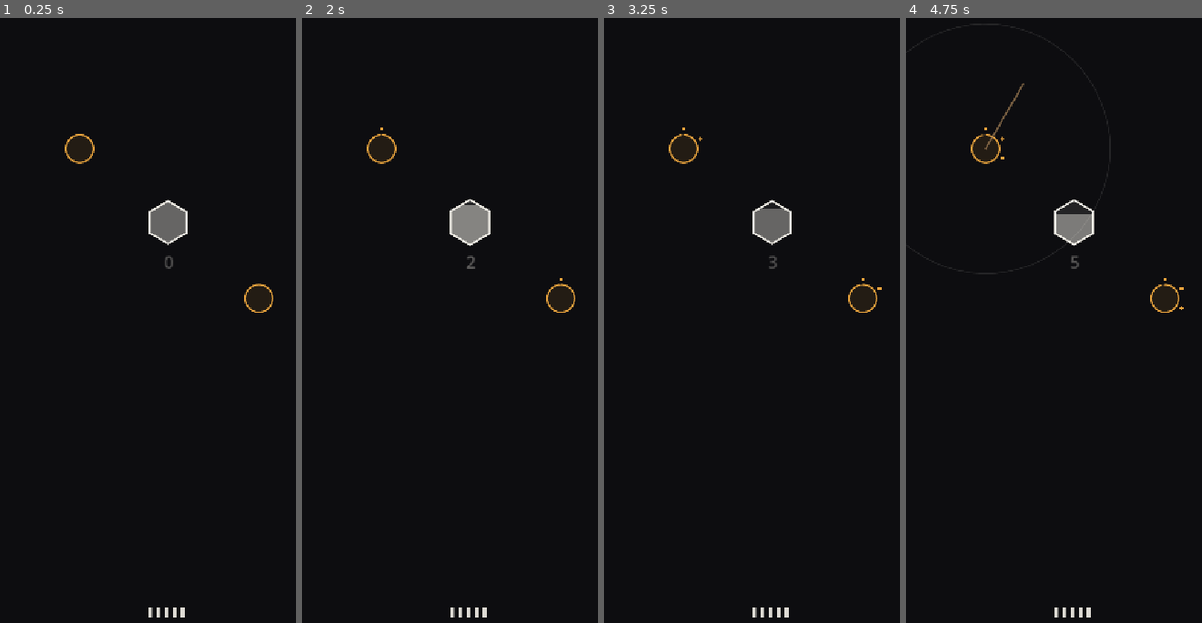
Above: before the commit, frames 1-4 (left to right).
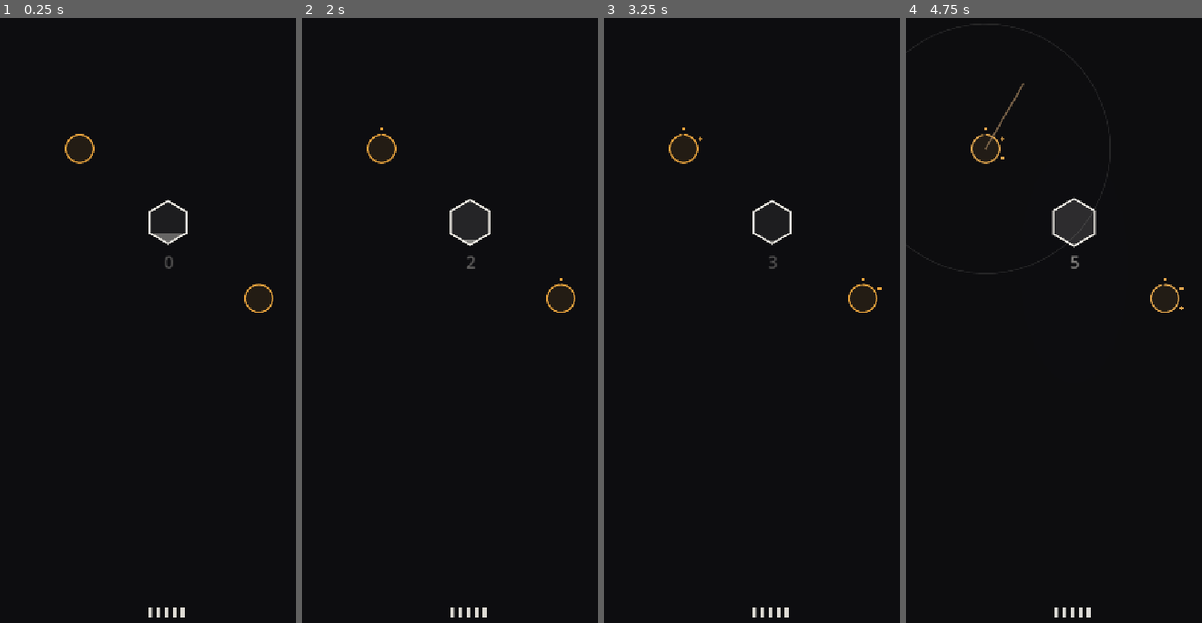
Above: after the commit, the same moments.

Repository: hamonraygames/vein
Game: Godot game, scene res://scenes/game.tscn
The game is run twice, just before and just after one commit, with the same random seed, the same clock (stepped at 60 frames per second) and the same inputs.
Inputs (mouse positions are in pixels of both pictures, inside the frame that each line leads up to):
- Up to frame 1 (0.25 s): no input
- Up to frame 2 (2 s): tap Enter at 0.5 s; move the mouse to (544, 229) at 0.52 s; click (544, 229) at 0.67 s; drag from (402, 302) to (452, 411) at 1.27 s
- Up to frame 3 (3.25 s): move the mouse to (805, 102) at 2.02 s; click (805, 102) at 2.17 s; drag from (754, 411) to (672, 157) at 2.77 s
- Up to frame 4 (4.75 s): tap Space at 3.5 s; move the mouse to (1175, 374) at 3.52 s; click (1175, 374) at 3.67 s; tap Enter at 4.25 s; drag from (974, 157) to (1024, 84) at 4.27 s

The runs differ from the first frame. In frame 1, 0.5% of the frame differs, in the area x 50-63%, y 30-36%; in frame 2, 0.7%; in frame 3, 0.6%; in frame 4, 0.8%, in the area x 49-65%, y 29-42%.

Commit message:
VEIN: audio mix fixes, Forge teaches itself, slap-in-the-face opening
Playtest: "the dots hitting the heart sound is annoying", "there should be a
heartbeat sound that changes towards death", "elden ring first impression".

Mix:
- Every dot arrival fired a bright metal ding at -14dB, so a healthy network
  machine-gunned the mix and buried the heartbeat that is supposed to anchor
  it. Notes are now pitched DOWN into soft thuds, cut to -22/-26dB, and
  rate-limited to NOTES_PER_BEAT — a fat network should sound busy, not like
  a stuck buzzer. Poison keeps its full voice; a VOID hit is rare and must
  always cut through.
- The heartbeat existed but was crude (one flag) and drowned. It is now
  state-driven and always loudest: HEALTHY tightens in pitch as the run
  races, STRAINED doubles up, DYING drops to 0.66 pitch and gets heavier. A
  heart in trouble now sounds laboured long before you read the board.

Forge — "what is the red triangle, I don't know what it's about":
- It never demonstrated itself, it silently swapped pips. The smelt is now an
  event: the triangle flares, a REFINED ring blooms outward, and it speaks.
- A hard-edged red triangle is a universal HAZARD sign, so the factory wore
  the costume of a warning. Now that VOID owns danger (cold violet), an idle
  Forge sits back dim and soft and reads as equipment, not an alarm.

Opening — the slap is START_FUEL, not APPETITE_BASE:
- Raising BASE to 0.9 opened hard and COLLAPSED the skill gap to ~1.1x
  (2 Wells 137, bot 146). A steep floor kills everyone early, so extra supply
  buys nothing and mastery stops paying — the old exponential failure in a
  new hat. Reverted to 0.42.
- The Heart now opens nearly empty (START_FUEL 1.6 of 6). Connect both Wells
  in the first seconds or die: no grace period, nothing explained. A slap
  skill can answer, leaving the curve's headroom intact.

Known and NOT fixed — the enemy cancels skill out. Ladder is now 1 Well 82,
2 Wells 140, bot 149: everything past two Wells buys 6%. Usage-based
depletion makes total lifetime supply FINITE, so a bigger network just burns
the same pool faster and every strategy converges on the same run length.
Documented rather than papered over; needs a structural answer.

Co-Authored-By: Claude Opus 4.8 <noreply@anthropic.com>

Diff:
--- a/scripts/audio.gd
+++ b/scripts/audio.gd
@@ -139,10 +139,28 @@
 		tw.tween_property(_beds[j], "volume_db", target, FADE)
 
 
+## The heart is the anchor of the mix and must always be the loudest thing in it.
+## It also has to TELL you it is dying without a single visual: as the state
+## degrades the beat drops in pitch and gets heavier, so a heart in trouble
+## sounds laboured and wrong long before you read the board. The rate itself
+## already slows (Beat.RATE_BY_STATE); this is the timbre on top of that.
+const BEAT_BY_STATE := {
+	Beat.State.HEALTHY: {"key": "beat_slow", "db": -3.0, "pitch": 1.0},
+	Beat.State.STRAINED: {"key": "beat_fast", "db": -2.0, "pitch": 1.1},
+	Beat.State.DYING: {"key": "beat_slow", "db": -1.0, "pitch": 0.66},
+	Beat.State.STOPPED: {"key": "beat_slow", "db": -1.0, "pitch": 0.5},
+}
+
+
 func _on_beat(_i: int) -> void:
-	# The heart is the metronome, and it is the loudest thing in the mix.
-	var key := "beat_fast" if Beat.state != Beat.State.HEALTHY or intensity > 0.5 else "beat_slow"
-	play(key, -4.0)
+	var cfg: Dictionary = BEAT_BY_STATE.get(Beat.state, BEAT_BY_STATE[Beat.State.HEALTHY])
+	var pitch: float = cfg.pitch
+	# A racing heart late in a healthy run tightens up rather than staying calm.
+	if Beat.state == Beat.State.HEALTHY:
+		pitch = lerpf(1.0, 1.16, intensity)
+	play(cfg.key, cfg.db, pitch)
+	# Each beat is a fresh budget of note voices — see `swallow`.
+	_notes_this_beat = 0
 
 
 ## Fire a one-shot. `pitch` lets callers detune — starvation should sound wrong.
@@ -157,14 +175,33 @@
 	v.play()
 
 
-## The Heart swallowing something. Pitch rises with how full it is, so a healthy
-## network plays UP and a starving one sags — the mix tells you the state before
-## you look.
+## The Heart swallowing something.
+##
+## Playtest: "the dots hitting the heart sound is annoying." It was — every
+## single arrival fired a bright metal ding at -14dB, so a healthy network
+## machine-gunned the mix and drowned out the heartbeat, which is supposed to be
+## the anchor. Three fixes, all needed:
+##   - Pitched DOWN into a soft thud rather than a ring, and cut way back in
+##     level so it sits under the heart instead of over it.
+##   - Rate-limited per beat: a fat network should sound busy, not like a
+##     stuck buzzer. Extra arrivals still land, they just don't all speak.
+##   - Poison keeps its full voice. A VOID hit is rare and must always cut
+##     through — that one is meant to alarm you.
+const NOTES_PER_BEAT := 3
+
+var _notes_this_beat := 0
+
+
 func swallow(res_kind: int, fullness: float) -> void:
-	match res_kind:
-		2, 3:
-			play("corrupt", -5.0, 0.72)
-		1:
-			play("refined", -11.0, lerpf(0.86, 1.18, fullness))
-		_:
-			play("raw", -14.0, lerpf(0.82, 1.26, fullness))
+	if res_kind == VNode.Res.VOID:
+		play("corrupt", -6.0, 0.66)
+		return
+
+	if _notes_this_beat >= NOTES_PER_BEAT:
+		return
+	_notes_this_beat += 1
+
+	if res_kind == VNode.Res.REFINED:
+		play("refined", -22.0, lerpf(0.52, 0.68, fullness))
+	else:
+		play("raw", -26.0, lerpf(0.44, 0.58, fullness))
--- a/scripts/game.gd
+++ b/scripts/game.gd
@@ -66,8 +66,21 @@
 ## before you can build anything. 0.016 flattens the spread to 190-216, which
 ## means the run is over-determined and your choices stopped mattering. 0.013
 ## keeps the bot near 400 beats with a healthy 228-649 spread.
-const APPETITE_BASE := 0.35
-const APPETITE_RATE := 0.013    # per second
+## The slap in the face is START_FUEL, not APPETITE_BASE.
+##
+## Raising BASE to 0.9 did open hard — and collapsed the skill gap to ~1.1x
+## (2 Wells died at 137, the bot managed 146). A steep floor kills everyone
+## early, so extra supply buys nothing and mastery stops paying. Same failure as
+## the old exponential curve, wearing a different hat.
+##
+## Elden Ring doesn't raise the floor for the whole game; it demands you play
+## correctly IMMEDIATELY and then pays mastery for hours. So the Heart now OPENS
+## nearly empty: connect both Wells in the first seconds or die, no grace period,
+## nothing explained. That is a slap skill can answer, and it leaves the curve's
+## headroom intact.
+const START_FUEL := 1.6
+const APPETITE_BASE := 0.42
+const APPETITE_RATE := 0.009    # per second
 
 ## Seconds of exertion before the heart is fully racing.
 const EXERTION_SPAN := 300.0
@@ -111,7 +124,7 @@
 var heart: VNode
 
 var budget := START_BUDGET
-var fuel := FUEL_CAP
+var fuel := START_FUEL
 var misses := 0
 var alive := false
 ## Mirrors Beat.index. The score, and what the harnesses read.
@@ -264,7 +277,7 @@
 	rng.seed = seed_used
 
 	budget = START_BUDGET
-	fuel = FUEL_CAP
+	fuel = START_FUEL
 	misses = 0
 	beats = 0
 	ruptures = 0
--- a/scripts/vnode.gd
+++ b/scripts/vnode.gd
@@ -15,15 +15,16 @@
 ## something downstream will take the item. So the trunk you lean on hardest is
 ## the one that dies first, and an unconnected Well keeps its reserve forever.
 ## That is the whole enemy design — every strength eats itself.
-const WELL_YIELD := 70.0
+const WELL_YIELD := 72.0
 
 ## A spent Well does not politely stop. It goes necrotic and starts pumping VOID
 ## down the vein you built to it, faster than it ever gave you RAW. You must cut
 ## it — which costs you the throughput you had come to depend on.
 const CORRUPT_PERIOD := 1.0
 
-## Seconds a corrupted node takes to rot its live neighbours. Neglect cascades.
-const SPREAD_TIME := 9.0
+## Seconds a corrupted node takes to rot its live neighbours. Neglect cascades,
+## and it cascades fast enough that hesitating costs you the limb.
+const SPREAD_TIME := 12.0
 
 const RADIUS := 22.0
 const HEART_RADIUS := 34.0
@@ -56,6 +57,8 @@
 ## without a number, and plan the reroute before it kills you.
 var reserve := WELL_YIELD
 var corrupted := false
+## 0..1, decays. The visible "two went in, one came out" moment.
+var smelt_flash := 0.0
 ## Seconds this node has been rotting its neighbours.
 var spread_accum := 0.0
 
@@ -85,6 +88,7 @@
 
 func _process(delta: float) -> void:
 	pulse = maxf(0.0, pulse - delta * 3.2)
+	smelt_flash = maxf(0.0, smelt_flash - delta * 2.4)
 	if kind == Kind.WELL or corrupted:
 		_emit_accum += delta
 		var period := CORRUPT_PERIOD if corrupted else WELL_PERIOD
@@ -155,6 +159,11 @@
 		intake.pop_front()
 	buffer.append(Res.REFINED)
 	pulse = 1.0
+	# The moment two become one, made loud. A Forge that silently swaps pips
+	# teaches nothing — it just sits there as an unexplained red triangle, which
+	# is exactly how it read in playtest.
+	smelt_flash = 1.0
+	Audio.play("refined", -20.0, 1.35)
 
 
 ## Round-robin so a node with two downhill veins splits its output between them
@@ -244,17 +253,36 @@
 	draw_polyline(spikes, Palette.VOID, 2.0, true)
 
 
+## A Forge. Playtest: "what is the red triangle, I don't know what it's about."
+##
+## Two failures, both mine. A hard-edged red triangle is a universal HAZARD sign,
+## so the factory wore the costume of a warning — now that VOID owns danger
+## (cold violet), a Forge is drawn dimmer and softer when idle so it reads as
+## equipment rather than an alarm. And it never demonstrated itself: it silently
+## swapped pips. The smelt is now an event you can see and hear.
 func _draw_tri(r: float, col: Color) -> void:
 	var tri := PackedVector2Array()
 	for i in 3:
 		var a := TAU * (float(i) / 3.0) - PI * 0.5
-		tri.append(Vector2(cos(a), sin(a)) * r * 1.25)
+		tri.append(Vector2(cos(a), sin(a)) * r * (1.25 + smelt_flash * 0.12))
+
 	var fill := col
-	fill.a = 0.10 + pulse * 0.26
+	fill.a = 0.07 + pulse * 0.20 + smelt_flash * 0.45
 	draw_colored_polygon(tri, fill)
+
+	var edge := col
+	# Idle equipment sits back; a working Forge lights up.
+	edge.a = 0.45 + pulse * 0.3 + smelt_flash * 0.55
 	var outline := tri.duplicate()
 	outline.append(tri[0])
-	draw_polyline(outline, col, 2.5, true)
+	draw_polyline(outline, edge, 2.5 + smelt_flash * 2.0, true)
+
+	# The output leaving: a ring blooming outward on the beat it was made.
+	if smelt_flash > 0.0:
+		var halo := Palette.REFINED
+		halo.a = smelt_flash * 0.7
+		draw_arc(Vector2.ZERO, r * (1.3 + (1.0 - smelt_flash) * 1.1), 0.0, TAU, 26,
+			halo, 2.0 + smelt_flash * 2.0, true)
 
 
 ## Raw waiting to be smelted, drawn INSIDE the triangle so a starved Forge (one
